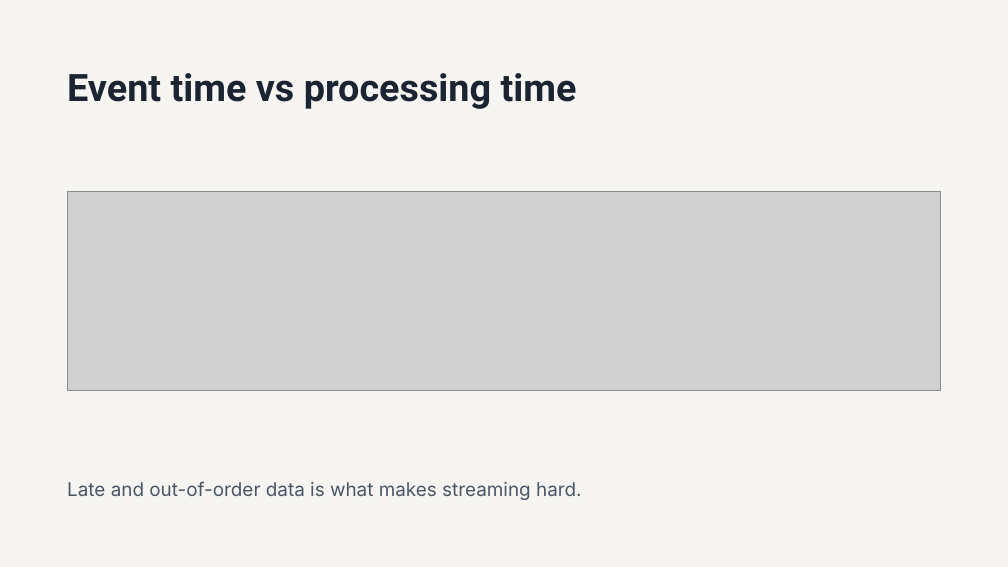
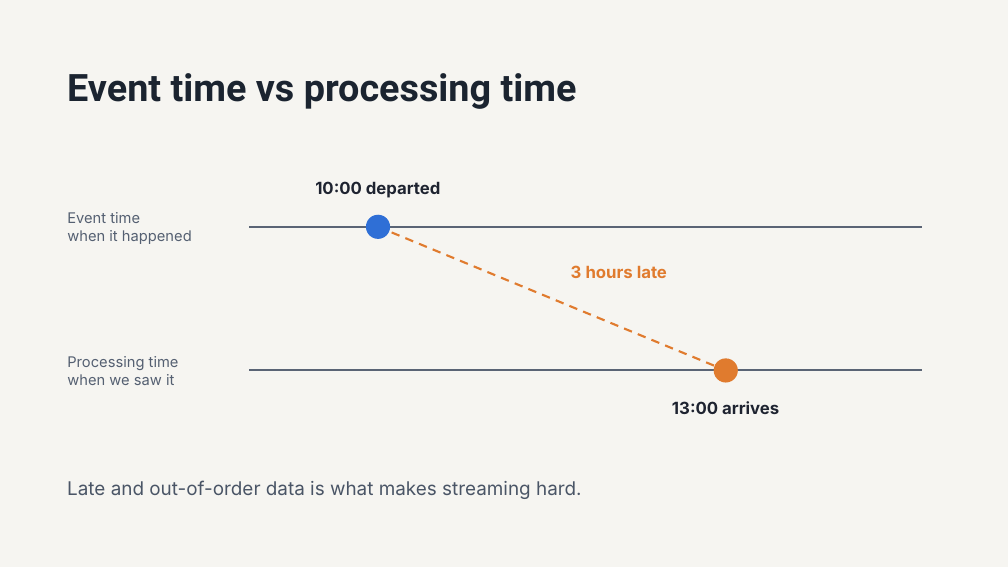
Before and after one commit to 1768SAIKUMAR/cloud-computing-srh, a slide deck: slide 7 of sessions/03-batch-streams-and-architecture-patterns/slides/session-03-batch-streams-and-architecture-patterns.pptx. Drawn at 1008x567 pixels with LibreOffice and Linux fonts; fonts in the diff are those of the drawing; grey boxes stand for pictures. Boxes give left, top, right and bottom in pixels: in the first picture for what was removed or moved away, otherwise in the second. Text is boxed around its words. In the diff, an @@ line names an element or a change of style, - is before the commit and + after.

```diff
--- a/sessions/03-batch-streams-and-architecture-patterns/slides/session-03-batch-streams-and-architecture-patterns.pptx
+++ b/sessions/03-batch-streams-and-architecture-patterns/slides/session-03-batch-streams-and-architecture-patterns.pptx
@@ picture removed at <box>67,191,941,391</box> @@
@@ text added at <box>315,181,441,198</box>, 16 pt, text #1E2330, bold @@
+10:00 departed
@@ text added at <box>67,212,192,244</box>, 14 pt, text #556072 @@
+Event time
+when it happened
@@ line added from (250, 227) to (923, 227), #5A6475 2 pt @@
@@ ellipse added at <box>366,215,390,239</box>, fill #2F6FD6 @@
@@ line added from (378, 227) to (726, 371), #E07B2E 2 pt dashed @@
@@ text added at <box>571,265,667,278</box>, 16 pt, text #E07B2E, bold @@
+3 hours late
@@ text added at <box>67,356,179,385</box>, 14 pt, text #556072 @@
+Processing time
+when we saw it
@@ ellipse added at <box>714,358,738,383</box>, fill #E07B2E @@
@@ line added from (250, 371) to (923, 371), #5A6475 2 pt @@
@@ text added at <box>672,401,779,414</box>, 16 pt, text #1E2330, bold @@
+13:00 arrives
```
Also in this commit, not shown: 9 other slides changed.
